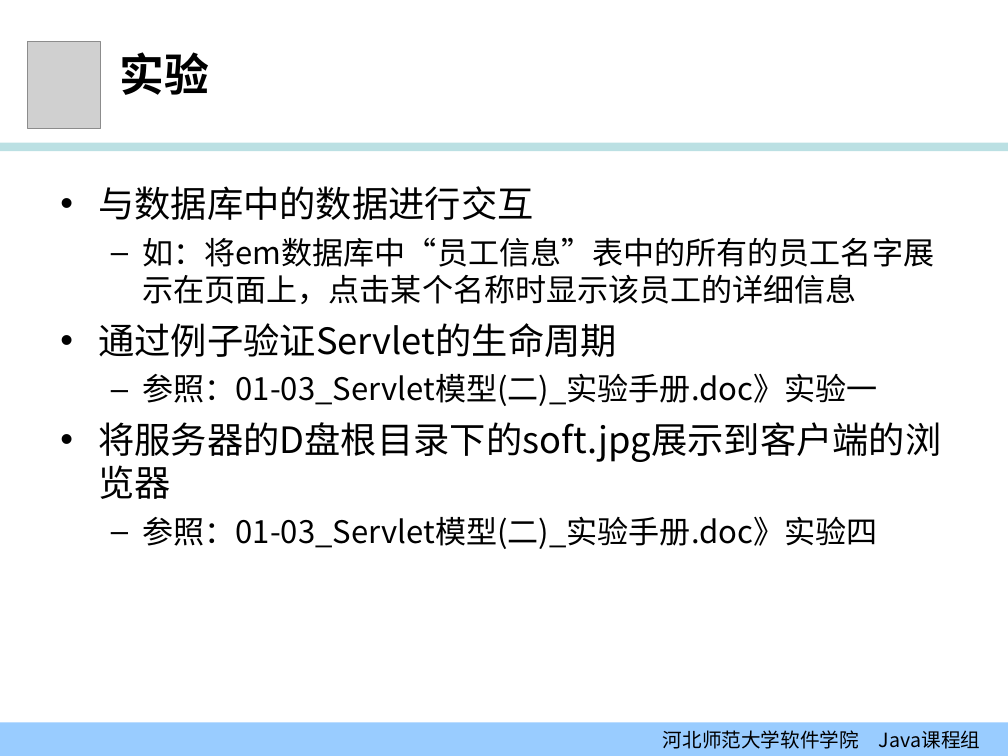
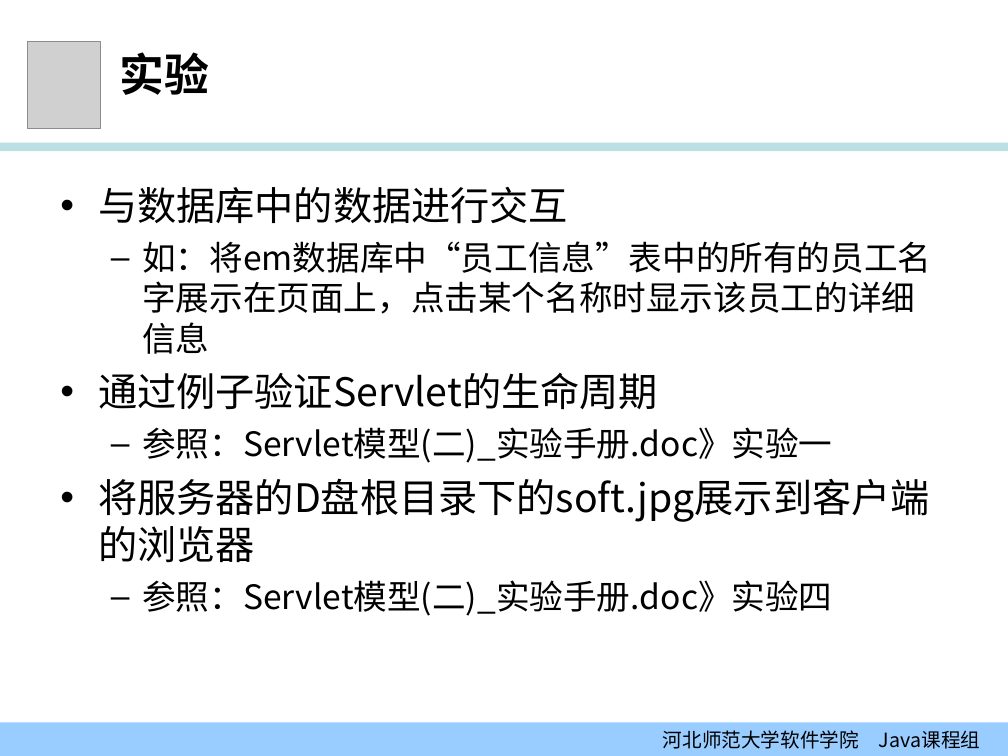
Before and after one commit to edu2act/course-JavaEE, a slide deck: slide 34 of 课程PPT/01-03_Servlet模型（二）.ppt. Drawn at 1008x756 pixels with LibreOffice and Linux fonts; fonts in the diff are those of the drawing; grey boxes stand for pictures; background and template pictures are left out. Boxes give left, top, right and bottom in pixels: in the first picture for what was removed or moved away, otherwise in the second. Text is boxed around its words. In the diff, an @@ line names an element or a change of style, - is before the commit and + after.

```diff
--- a/课程PPT/01-03_Servlet模型（二）.ppt
+++ b/课程PPT/01-03_Servlet模型（二）.ppt
@@ text at [98, 187, 931, 522]: size 25.9 to 28 pt in "与数据库中的数据进行交互", "通过例子验证Servlet的生命周期", "将服务器的D盘根目录下的soft.jpg展示到客户端的浏览器"; size 22.2 to 24 pt in "如：将em数据库中“员工信息”表中的所有的员工名字展示在页面上，点击某个名称时显示该员工的详细信息" @@
@@ text at [142, 427, 832, 463]: text changed; size 22.2 to 24 pt @@
-  – 参照：01-03_Servlet模型(二)_实验手册.doc》实验一
+  – 参照：Servlet模型(二)_实验手册.doc》实验一
@@ text at [142, 580, 832, 616]: text changed; size 22.2 to 24 pt @@
-  – 参照：01-03_Servlet模型(二)_实验手册.doc》实验四
+  – 参照：Servlet模型(二)_实验手册.doc》实验四
```
Also in this commit, not shown: 3 other slides changed, 3 other files.
